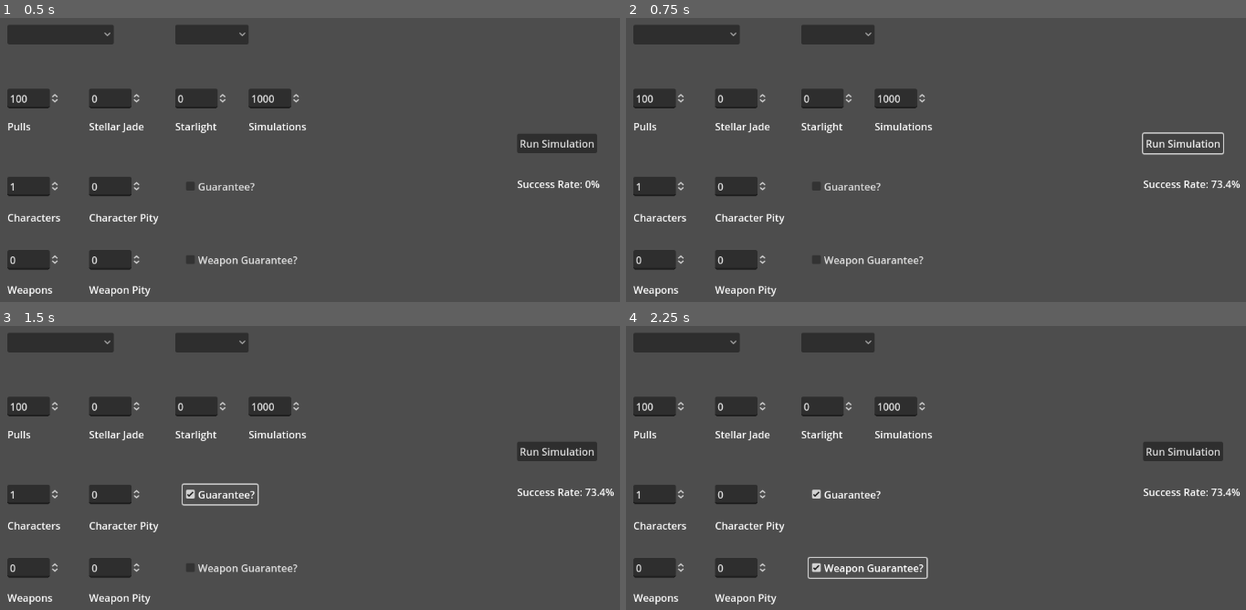
Above: before the commit, frames 1-4 (two rows, left to right).
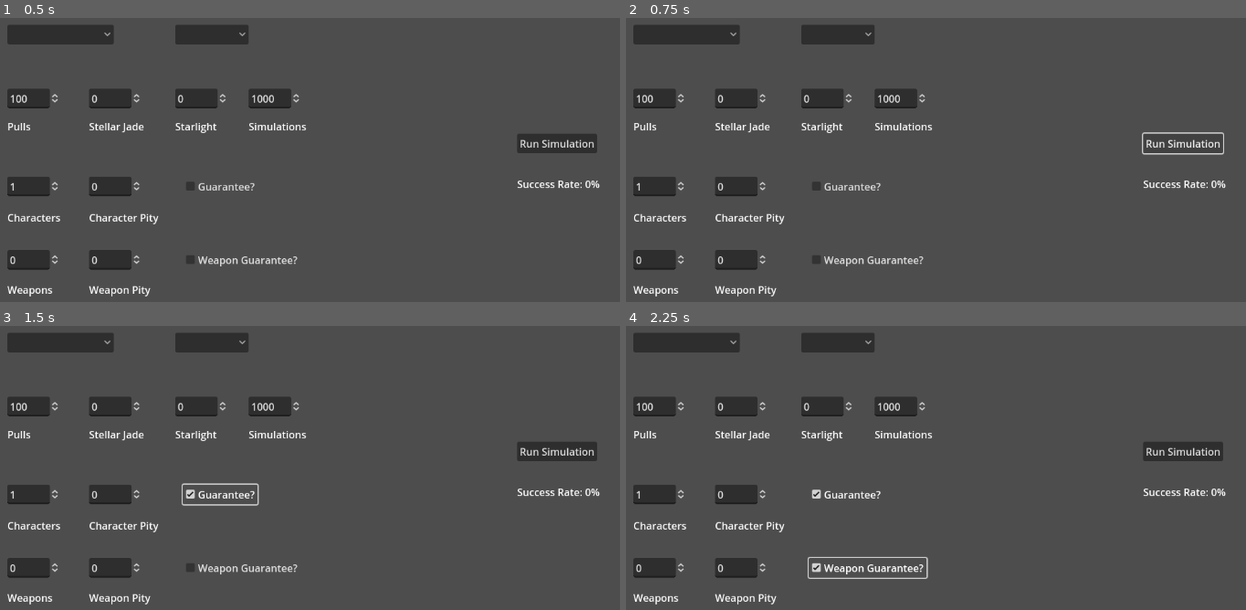
Above: after the commit, the same moments.

Repository: tyler-torr/Gacha-Pull-Simulator
Game: Godot game, scene res://scenes/pull_simulator.tscn
The game is run twice, just before and just after one commit, with the same random seed, the same clock (stepped at 60 frames per second) and the same inputs.
Inputs:
- Up to frame 1 (0.5 s): no input
- Up to frame 2 (0.75 s): click "Run Simulation" at 0.5 s
- Up to frame 3 (1.5 s): click "Guarantee?" at 1.25 s
- Up to frame 4 (2.25 s): click "Weapon Guarantee?" at 2 s

Frame 1 is identical in both runs. In frame 2, less than 0.1% of the frame differs, in the area x 94-100%, y 57-60%; in frame 3, less than 0.1%; in frame 4, less than 0.1%.
Error after the commit: Parse Error: Invalid argument for "fifty_fifty()" function: argument 1 should be "Banner.PullType" but is "String". (res://scripts/pull_simulator.gd:29)

Commit message:
Few more fixes
- Now use PullType and Rarity as enums in place of strings
- roll_rarity() now properly calculates odds of getting a four star (adds five_star_odds to it)

Diff:
--- a/scripts/Banner.gd
+++ b/scripts/Banner.gd
@@ -2,6 +2,18 @@
 extends Resource
 class_name Banner
 
+
+enum PullType {
+	CHARACTER,
+	WEAPON
+}
+enum Rarity { FIVE_STAR,
+	FOUR_STAR,
+	THREE_STAR
+}
+
+const GUARANTEED_CHANCE = 1.0
+const FIFTY_FIFTY_CHANCE = 0.5
 
 @export_group("5-Star Characters")
 @export_range(0.0, 1.0) var char_pull_rate: float
@@ -37,7 +49,7 @@
 		soft_pity_rate: float) -> float:
 	var chance = pull_rate
 	if pity >= hard_pity: # Reached hard pity, chance is guaranteed
-		chance = 1.0
+		chance = GUARANTEED_CHANCE
 	elif pity >= soft_pity_start: # Reached soft pity (But not hard pity yet), chance is rising
 		var pity_step: int = pity - soft_pity_start + 1
 		chance += pity_step * soft_pity_rate
@@ -45,48 +57,52 @@
 
 
 # Roll to see if you get a 5* or 4* (Get a 3* if you miss)
-func roll_rarity(five_star_odds: float, four_star_odds: float) -> String:
+func roll_rarity(five_star_odds: float, four_star_odds: float) -> Rarity:
 	var roll = randf()
 	if roll <= five_star_odds:
-		return "5-STAR"
-	elif roll <= four_star_odds:
-		return "4-STAR"
+		return Rarity.FIVE_STAR
+	elif roll <= (four_star_odds + five_star_odds):
+		return Rarity.FOUR_STAR
 	else:
-		return "3-STAR"
+		return Rarity.THREE_STAR
 
 
 # Roll to see if you get a character or a weapon. Used for finding out how many gems are gained
 # (Assuming you have max copies of all characters, you get more gems for characters)
-func roll_type() -> String:
+func roll_type() -> PullType:
 	var roll = randf() # Assuming there are an equal amount of characters and weapons in a game
-	if roll <= 0.5:
-		return "CHARACTER"
+	if roll <= FIFTY_FIFTY_CHANCE:
+		return PullType.CHARACTER
 	else:
-		return "WEAPON"
+		return PullType.WEAPON
 
 
 # Based on banner type, calculate odds of getting a 4* and 5*, then see what you get from a pull
-func simulate_pull(banner_type: String, pity: int, four_star_pity: int) -> String:
+func simulate_pull(pull_type: PullType, pity: int, four_star_pity: int) -> String:
 	var chance: float
 	var four_star_chance: float = calculate_chance(four_star_pity, four_star_pull_rate, four_star_hard_pity,
 			four_star_soft_pity_start, four_star_soft_pity_rate)
-	match banner_type:
-		"CHARACTER":
+	match pull_type:
+		PullType.CHARACTER:
 			chance = calculate_chance(pity, char_pull_rate, char_hard_pity, char_soft_pity_start, char_soft_pity_rate)
-		"WEAPON":
+		PullType.WEAPON:
 			chance = calculate_chance(pity, wep_pull_rate, wep_hard_pity, wep_soft_pity_start, wep_soft_pity_rate)
 	return roll_rarity(chance, four_star_chance)
 
 
 # If a 4* or 5* is pulled, check whether they win the 50/50. If guarantee = true, 50/50 automatically wins
-func fifty_fifty(pull_type: String, rarity: String, guarantee: bool) -> bool:
+func fifty_fifty(pull_type: PullType, rarity: Rarity, guarantee: bool) -> bool:
+	if guarantee:
+		return true
+
 	var chance: float
 	match rarity:
-		"5-STAR":
-			if pull_type == "CHARACTER":
-				chance = char_fifty_fifty
-			elif pull_type == "WEAPON":
-				chance = wep_fifty_fifty
-		"4-STAR":
+		Rarity.FIVE_STAR:
+			match pull_type:
+				PullType.CHARACTER:
+					chance = char_fifty_fifty
+				PullType.WEAPON:
+					chance = wep_fifty_fifty
+		Rarity.FOUR_STAR:
 			chance = four_star_fifty_fifty
-	return guarantee or chance >= randf()
+	return chance >= randf()
